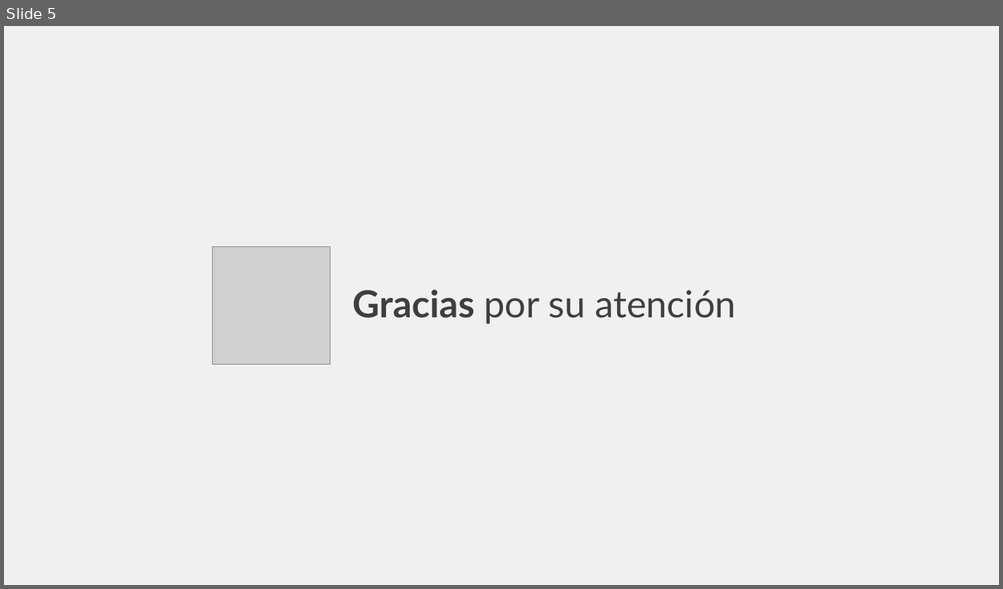
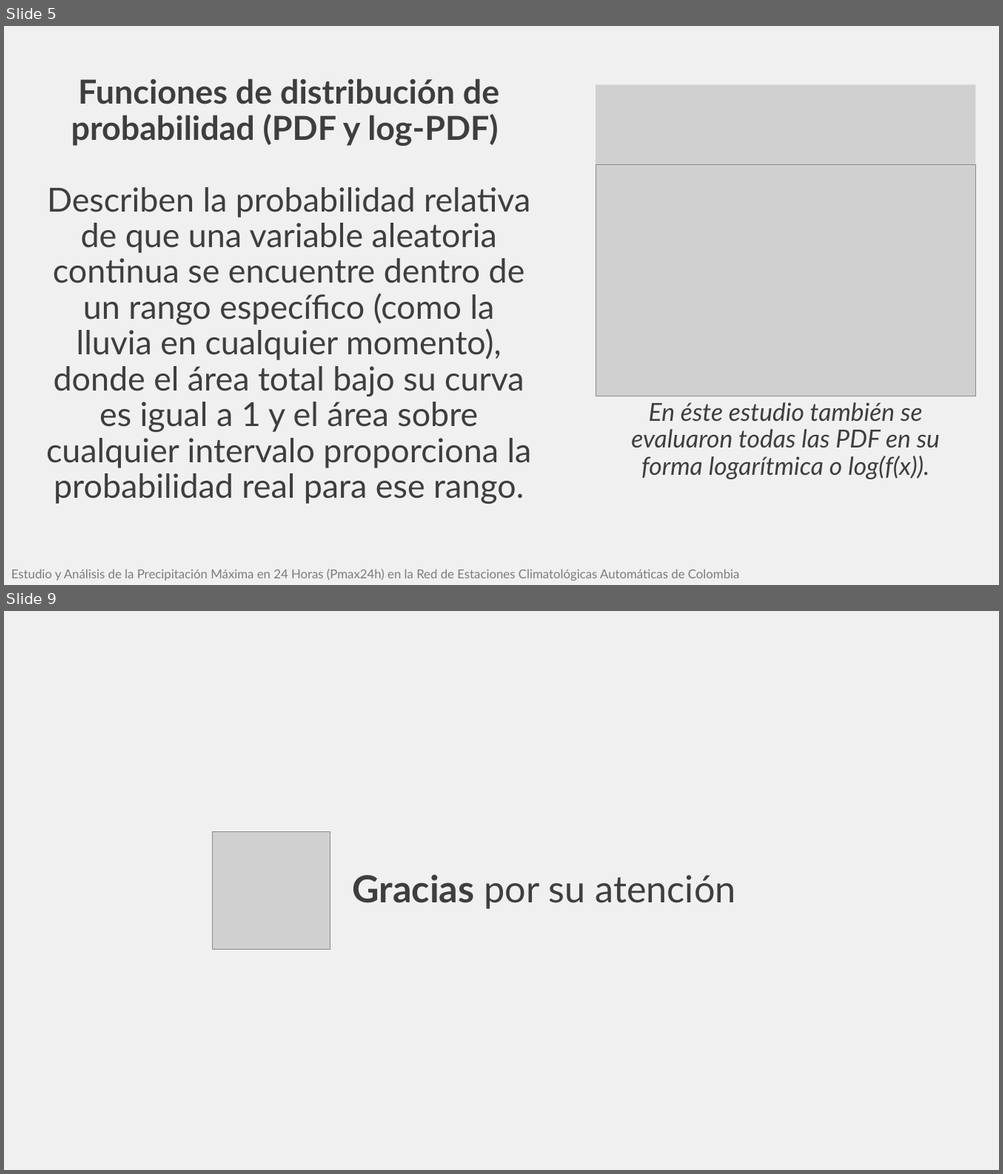
Before and after one commit to rcfdtools/R.HydroTools, a slide deck: tool/PMP/file/report/SCI_XXVI_SNHH26_Presentacion_PMax24HAutomColombia_v1.pptx. Shown one above the other, each under a label of ours: slide 5 before the commit, slides 5 and 9 after it; the slides between them are not shown. The pictures are 1003x589 and 1003x1174 pixels, drawn with LibreOffice and Linux fonts; fonts in the diff are those of the drawing; grey boxes stand for pictures. Boxes give left, top, right and bottom in pixels: in the first picture for what was removed or moved away, otherwise in the second. Text is boxed around its words. In the diff, an @@ line names an element or a change of style, - is before the commit and + after.

```diff
--- a/tool/PMP/file/report/SCI_XXVI_SNHH26_Presentacion_PMax24HAutomColombia_v1.pptx
+++ b/tool/PMP/file/report/SCI_XXVI_SNHH26_Presentacion_PMax24HAutomColombia_v1.pptx
@@ slide 5 added at bbox=[4, 26, 999, 585], background #F0F0F0 @@
@@ title added at bbox=[46, 79, 532, 504], 32 pt, text #3E3E3E @@
+Funciones de distribución de probabilidad (PDF y log-PDF)
+Describen la probabilidad relativa de que una variable aleatoria continua se encuentre dentro de un rango específico (como la lluvia en cualquier momento), donde el área total bajo su curva es igual a 1 y el área sobre cualquier intervalo proporciona la probabilidad real para ese rango.
@@ picture added at bbox=[596, 85, 976, 165] @@
@@ picture added at bbox=[596, 165, 976, 397] @@
@@ text added at bbox=[631, 403, 939, 480], 24 pt, text #3E3E3E, italic @@
+En éste estudio también se evaluaron todas las PDF en su forma logarítmica o log(f(x)).
@@ text added at bbox=[11, 569, 740, 581], 12 pt, text #7C7C7C @@
+Estudio y Análisis de la Precipitación Máxima en 24 Horas (Pmax24h) en la Red de Estaciones Climatológicas Automáticas de Colombia
@@ what was slide 5 is now slide 9 @@
```
Also in this commit, not shown: 4 slides changed, 3 other slides added, 1 other file.
